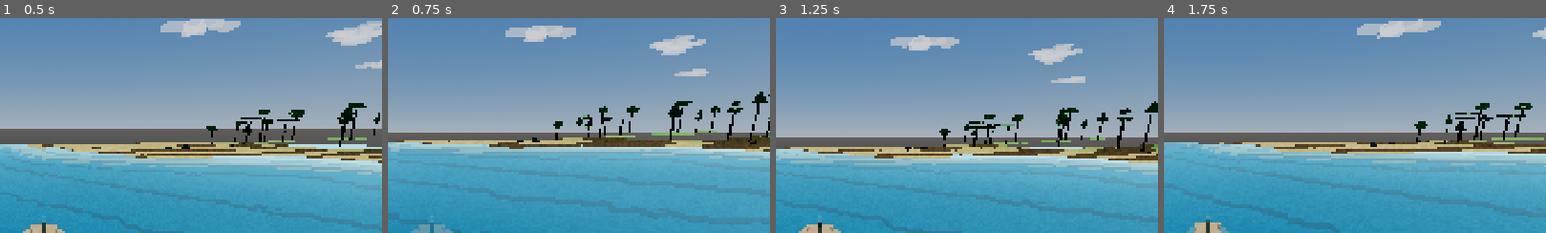
Above: before the commit, frames 1-4 (left to right).
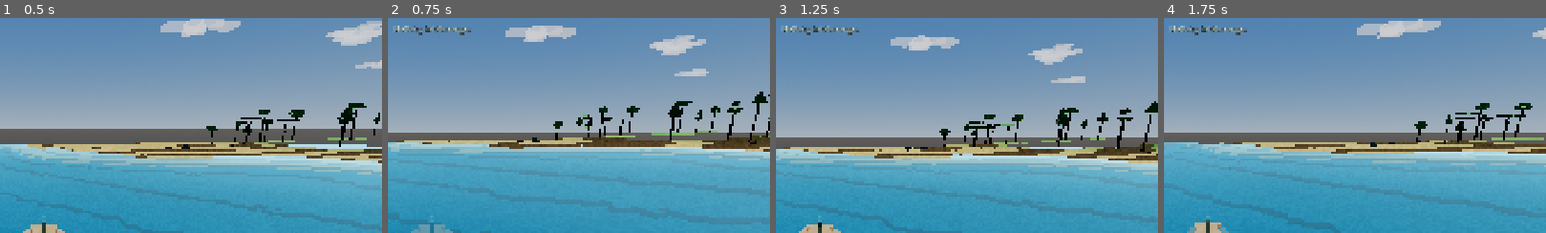
Above: after the commit, the same moments.

Repository: MajorDragonfly/voxelverse
Game: Godot game, scene res://main/main.tscn
Two runs of this game, one before a commit and one after it. Both use one fixed random seed, a clock stepped at 60 frames per second and the inputs below.
Inputs (mouse positions are % of the whole screen's width and height, from its top left):
- Up to frame 1 (0.5 s): no input
- Up to frame 2 (0.75 s): tap Enter at 0.5 s; move the mouse to (55, 50) at 0.52 s; hold W (move_forward) from 0.53 s (still down); right-click (55, 50) at 0.6 s; click (55, 50) at 0.67 s
- Up to frame 3 (1.25 s): keep holding W (move_forward); tap Space (jump) at 0.77 s
- Up to frame 4 (1.75 s): keep holding W (move_forward); move the mouse to (45, 50) at 1.27 s; click (45, 50) at 1.35 s; tap Space (jump) at 1.52 s; right-click (45, 50) at 1.55 s
The pictures show only the part of the screen within x 44-94%, y 4-54%; the shares and areas given below are measured in that part.

Frame 1 is identical in both runs. In frame 2, 0.4% of the frame differs, in the area x 2-22%, y 3-8%; in frame 3, 0.4%; in frame 4, 0.4%.
Error in both runs: Trying to cast a freed object. (res://creatures/runtime/adaptive_locomotion_animator.gd:306)

Commit message:
Add bite combat input

Diff:
--- a/project.godot
+++ b/project.godot
@@ -3,7 +3,7 @@
 ; since the parameters that go here are not all obvious.
 ;
 ; Format:
-;   [section] ; section goes between []
+;   [section] ; section between []
 ;   param=value
 
 config_version=5
@@ -66,6 +66,11 @@
 "events": [Object(InputEventMouseButton,"resource_local_to_scene":false,"resource_name":"","device":-1,"window_id":0,"a …(274 unchanged characters)…
 ]
 }
+bite_action={
+"deadzone": 0.2,
+"events": [Object(InputEventMouseButton,"resource_local_to_scene":false,"resource_name":"","device":-1,"window_id":0,"alt_pressed":false,"shift_pressed":false,"ctrl_pressed":false,"meta_pressed":false,"pressed":false,"button_mask":2,"position":Vector2(0, 0),"global_position":Vector2(0, 0),"factor":1.0,"button_index":2,"canceled":false,"pressed":true,"double_click":false,"script":null), Object(InputEventKey,"resource_local_to_scene":false,"resource_name":"","device":-1,"window_id":0,"alt_pressed":false,"shift_pressed":false,"ctrl_pressed":false,"meta_pressed":false,"pressed":false,"keycode":0,"physical_keycode":81,"key_label":0,"unicode":113,"location":0,"echo":false,"script":null)
+]
+}
 
 [physics]
 
